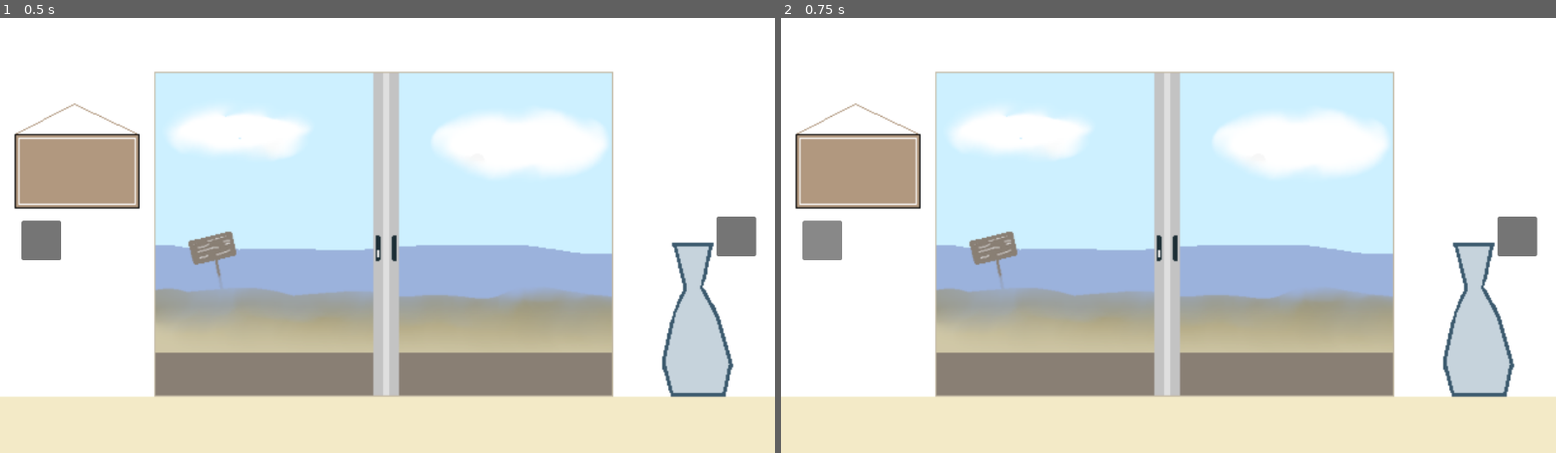
Above: before the commit, frames 1-2 (left to right).
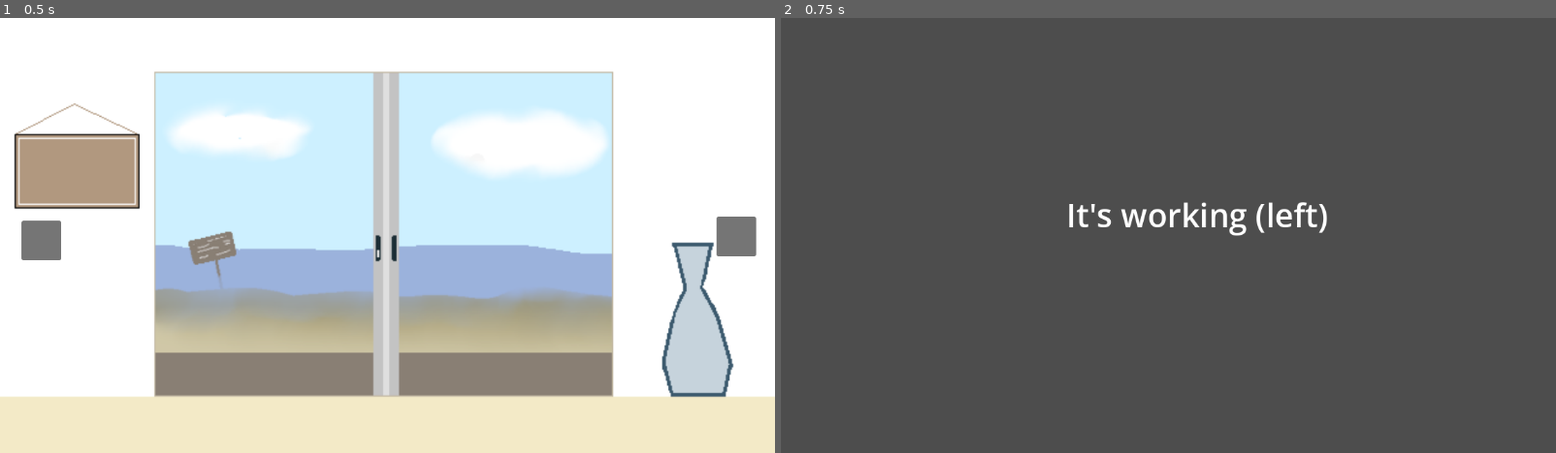
Above: after the commit, the same moments.

Repository: usernameReader2/escape-game-project
Game: Godot game, scene res://Scenes/Front.tscn
The game is run twice, just before and just after one commit, with the same random seed, the same clock (stepped at 60 frames per second) and the same inputs. Before the commit the project has no main scene; this scene is started directly in both runs.
Inputs (mouse positions are in pixels of both pictures, inside the frame that each line leads up to):
- Up to frame 1 (0.5 s): no input
- Up to frame 2 (0.75 s): click (819, 239) at 0.5 s

Frame 1 is identical in both runs. In frame 2, 100% of the frame differs, in the area x 0-100%, y 0-100%.

Commit message:
changing room sides test

Diff:
--- a/escape-room/Scenes/other.tscn
+++ b/escape-room/Scenes/other.tscn
@@ -1,3 +1,11 @@
 [gd_scene format=3 uid="uid://brnu1p1jkgcwm"]
 
 [node name="Node2D" type="Node2D" unique_id=167268558]
+
+[node name="Label" type="Label" parent="." unique_id=1637861467]
+offset_left = 424.0
+offset_top = 260.0
+offset_right = 693.0
+offset_bottom = 327.0
+theme_override_font_sizes/font_size = 48
+text = "It's working (left)"
--- /dev/null
+++ b/escape-room/Scenes/other_2.tscn
@@ -0,0 +1,10 @@
+[gd_scene format=3 uid="uid://dpw0tfghub0bn"]
+
+[node name="Node2D" type="Node2D" unique_id=115161069]
+
+[node name="Label" type="Label" parent="." unique_id=485955540]
+offset_left = 396.0
+offset_top = 230.0
+offset_right = 612.0
+offset_bottom = 302.0
+text = "It\"s working (right)"
--- a/escape-room/Scripts/control.gd
+++ b/escape-room/Scripts/control.gd
@@ -13,7 +13,7 @@
 
 
 func _go_left() -> void:
-	pass # Replace with function body.
+	get_tree().call_deferred("change_scene_to_file", "res://Scenes/other.tscn")
 
 func _go_right() -> void:
-	pass # Replace with function body.
+	get_tree().call_deferred("change_scene_to_file", "res://Scenes/other_2.tscn")
--- a/escape-room/project.godot
+++ b/escape-room/project.godot
@@ -11,6 +11,7 @@
 [application]
 
 config/name="Escape-room"
+run/main_scene="uid://c1ib8kncjudem"
 config/features=PackedStringArray("4.6", "Forward Plus")
 config/icon="res://icon.svg"
 
